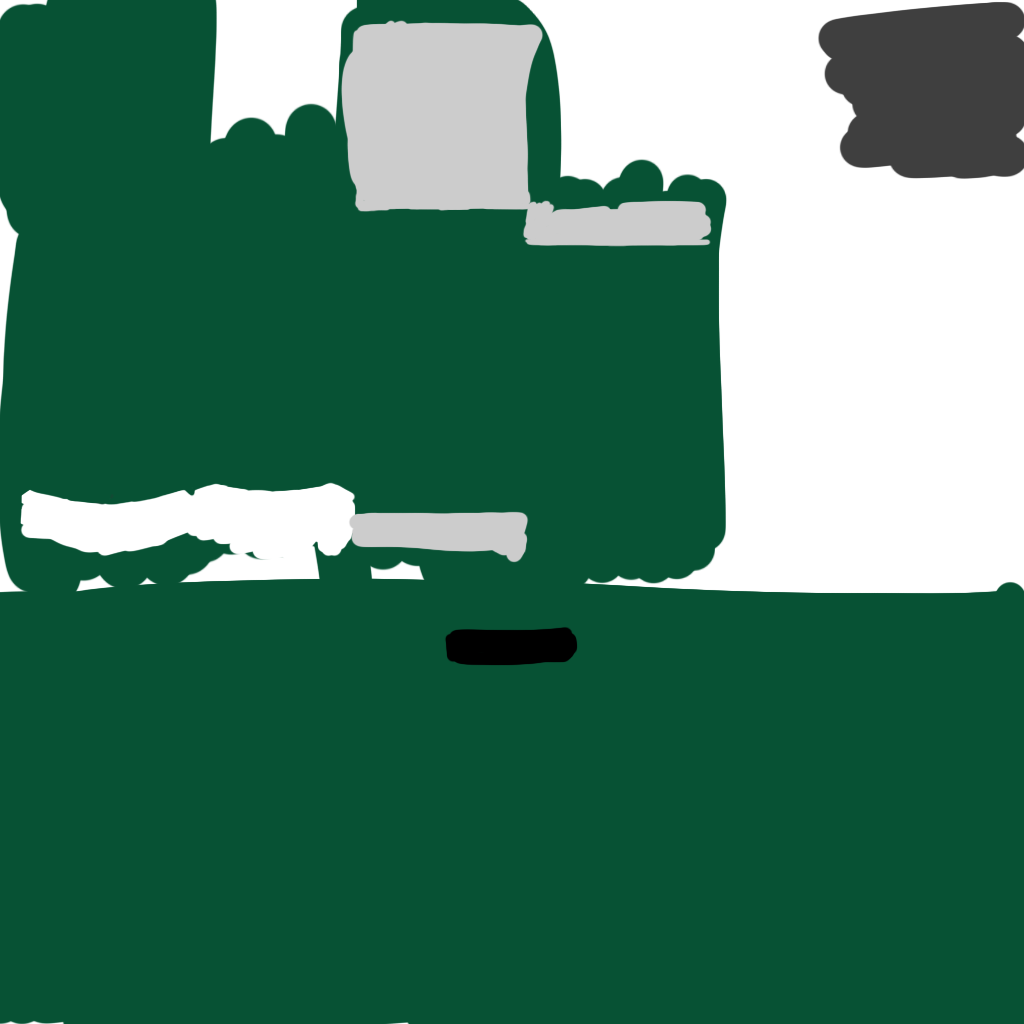
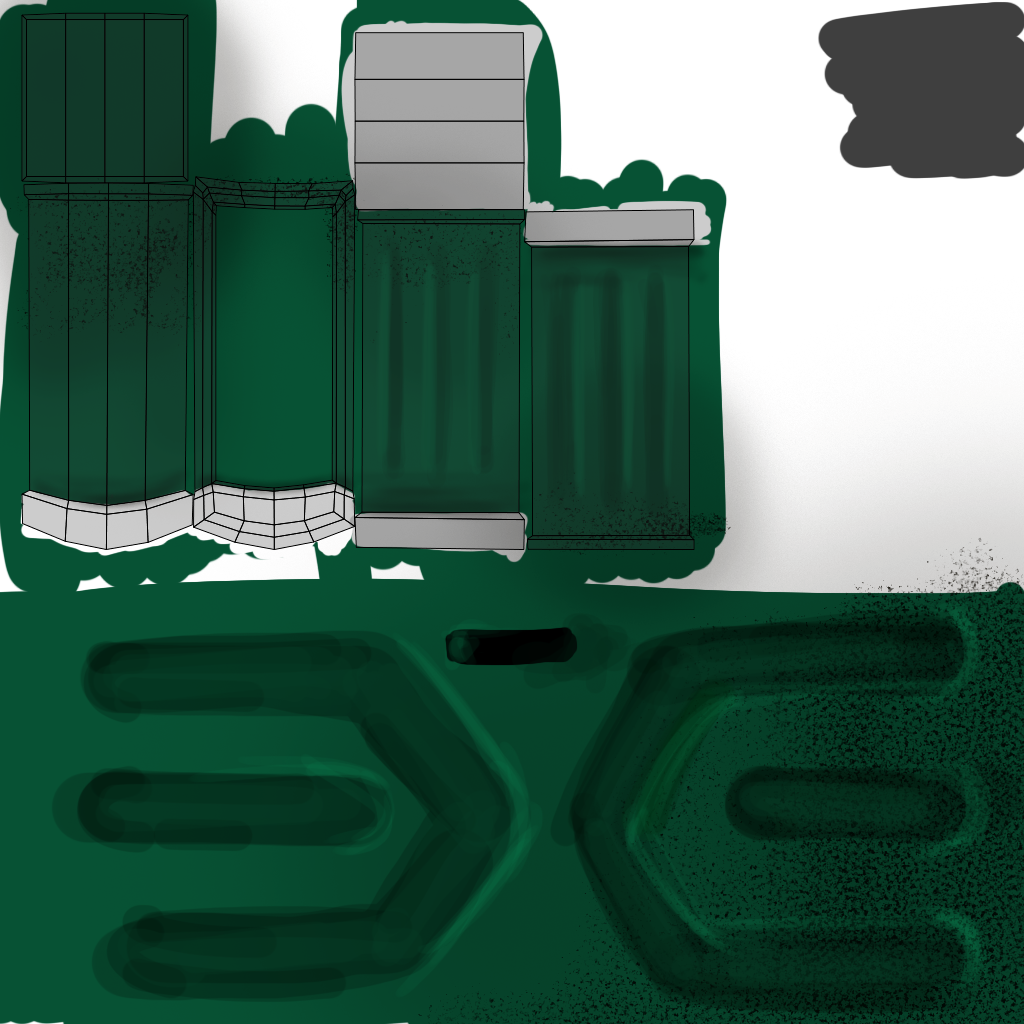
Two versions of the same layered image (1024x1024). Layer-by-layer changes:
showed "mainUV" over [21, 12, 695, 550]
added layer "Layer 4" above "Layer 3" over [92, 234, 993, 1005]
added layer "Layer 3" (multiply) above "SeatUV" over [0, 0, 1024, 1024]
